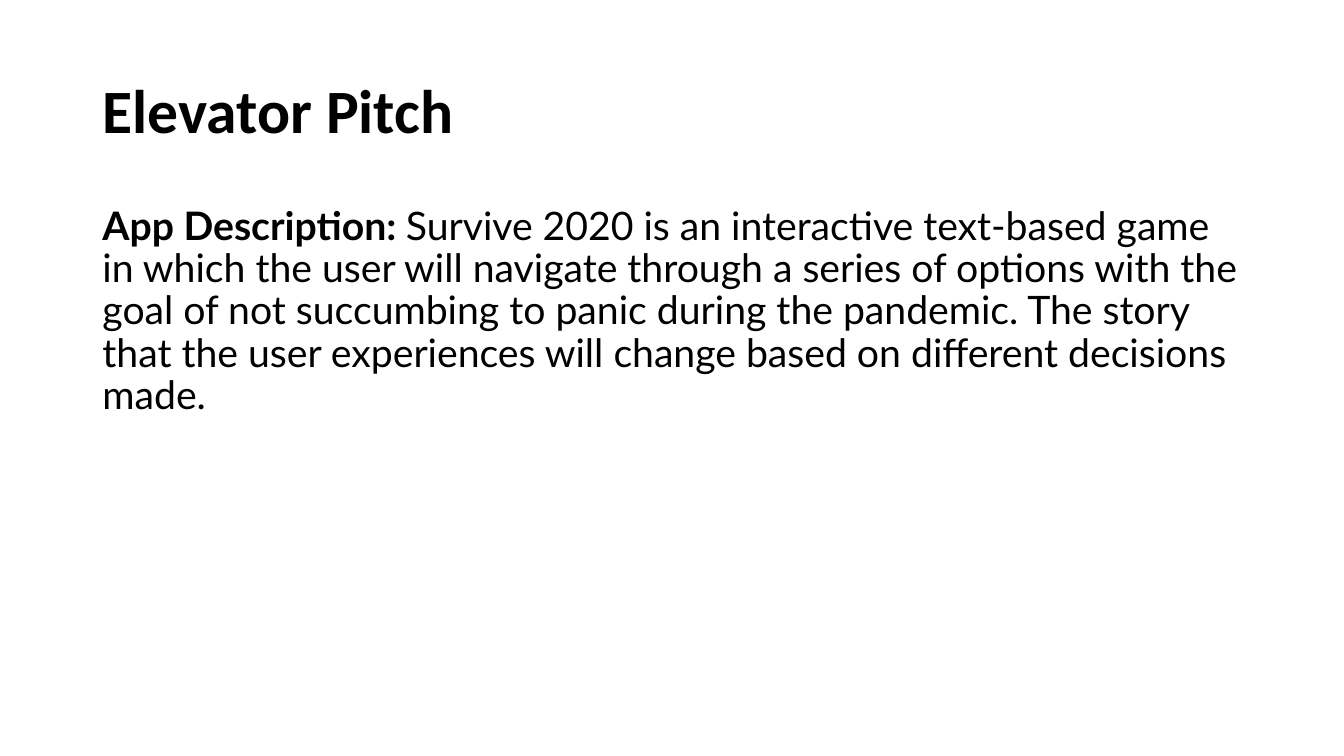
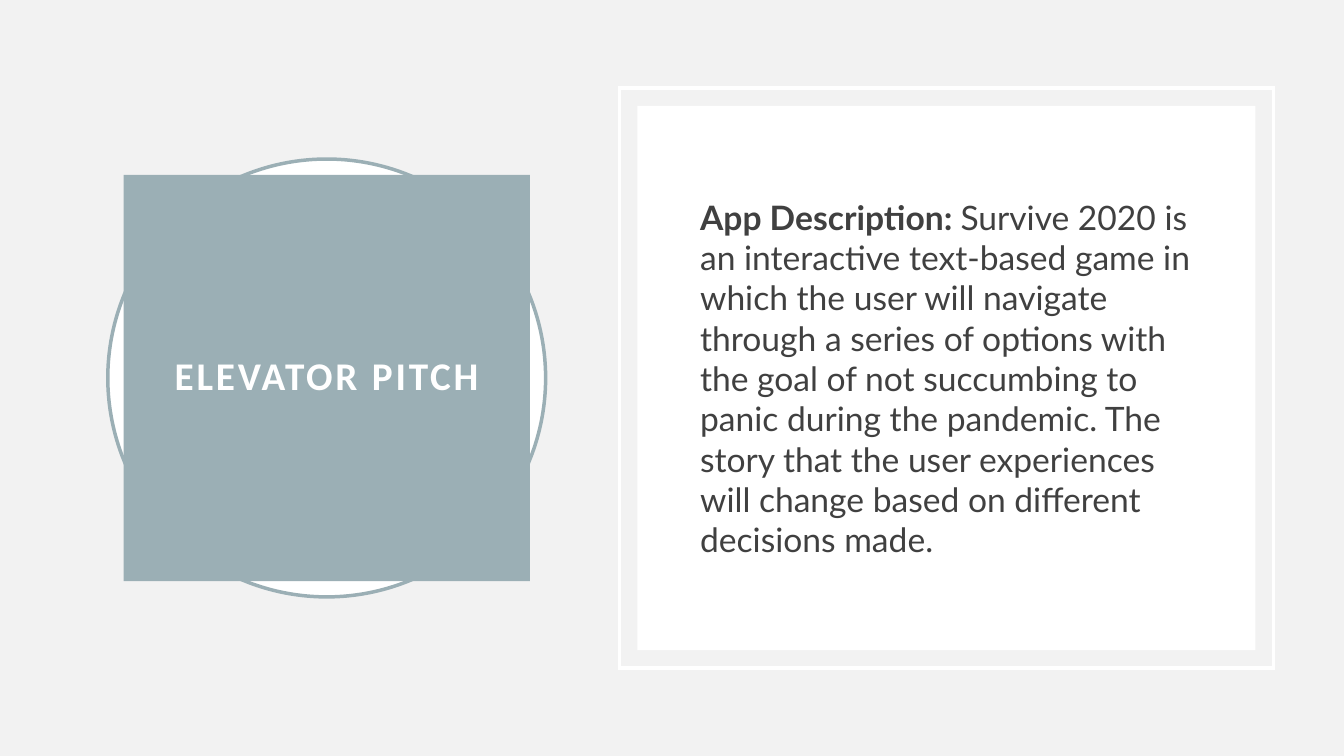
Before and after one commit to Mattmoe1/Survive-2020, a slide deck: slide 2 of story/project1_presentation.pptx. Drawn at 1344x756 pixels with LibreOffice and Linux fonts; fonts in the diff are those of the drawing. Boxes give left, top, right and bottom in pixels: in the first picture for what was removed or moved away, otherwise in the second. Text is boxed around its words. In the diff, an @@ line names an element or a change of style, - is before the commit and + after.

```diff
--- a/story/project1_presentation.pptx
+++ b/story/project1_presentation.pptx
@@ background #FFFFFF to #F2F2F2 @@
@@ rectangle added at [619, 88, 1273, 668], outline #FFFFFF 2.5 pt @@
@@ rectangle added at [637, 106, 1255, 650], fill #FFFFFF @@
@@ ellipse added at [108, 159, 545, 597], fill #FFFFFF, outline #9BAFB5 2.5 pt @@
@@ title "ELEVATOR PITCH": place and size @@
-title "ELEVATOR PITCH" at [102, 89, 453, 134]
+title "ELEVATOR PITCH" at [124, 175, 530, 582]
@@ title "ELEVATOR PITCH" at [124, 175, 530, 582]: fill none to #9BAFB5 @@
@@ text "App Description: Survive 2020 is ...": place and size @@
-text "App Description: Survive 2020 is ..." at [102, 211, 1237, 410]
+text "App Description: Survive 2020 is ..." at [700, 205, 1190, 553]
@@ text "App Description: Survive 2020 is ..." at [700, 205, 1190, 553]: size 28 to 24 pt, text colour #000000 to #404040; line spacing 0.9 to 1; vertical alignment top to middle @@
@@ title at [175, 364, 478, 390]: text changed; size 44 to 28 pt; text colour #000000 to #FFFFFF @@
-Elevator Pitch
+ELEVATOR PITCH
```
Also in this commit, not shown: 6 other slides changed, 1 slide added, 1 other file.
